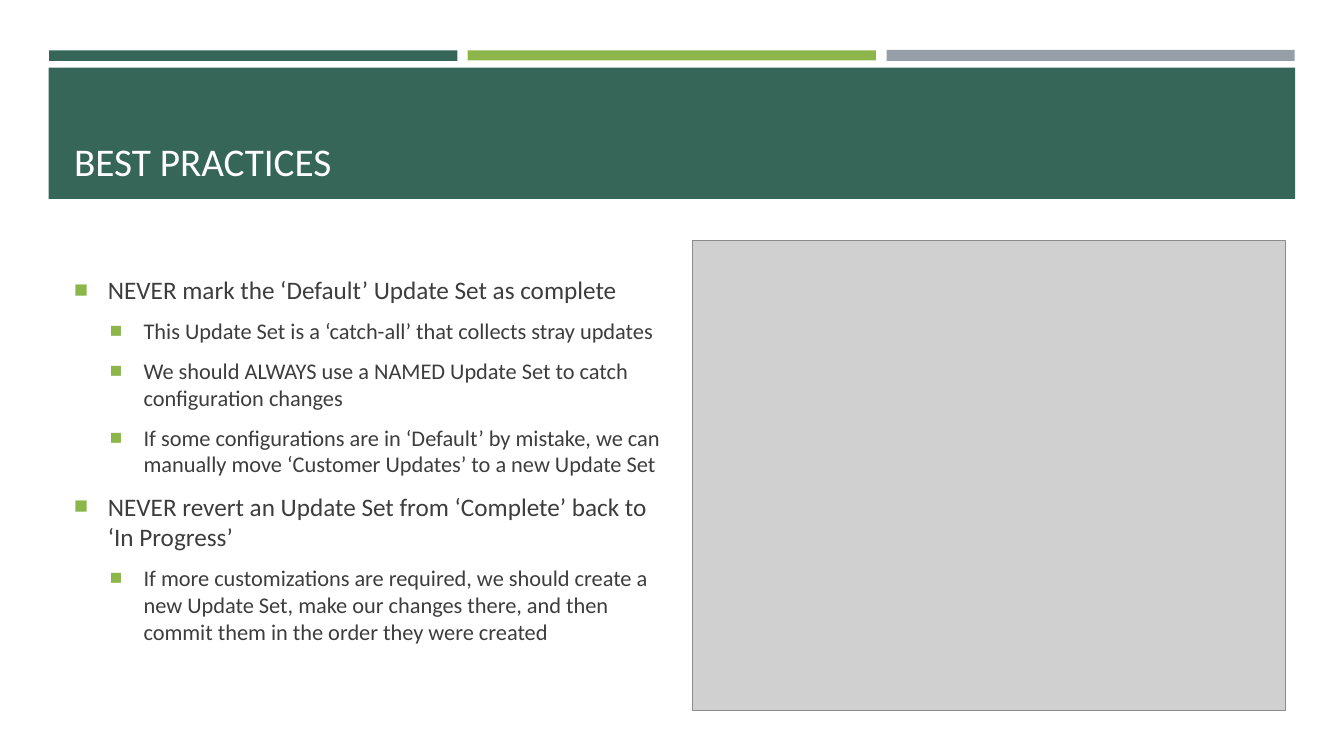
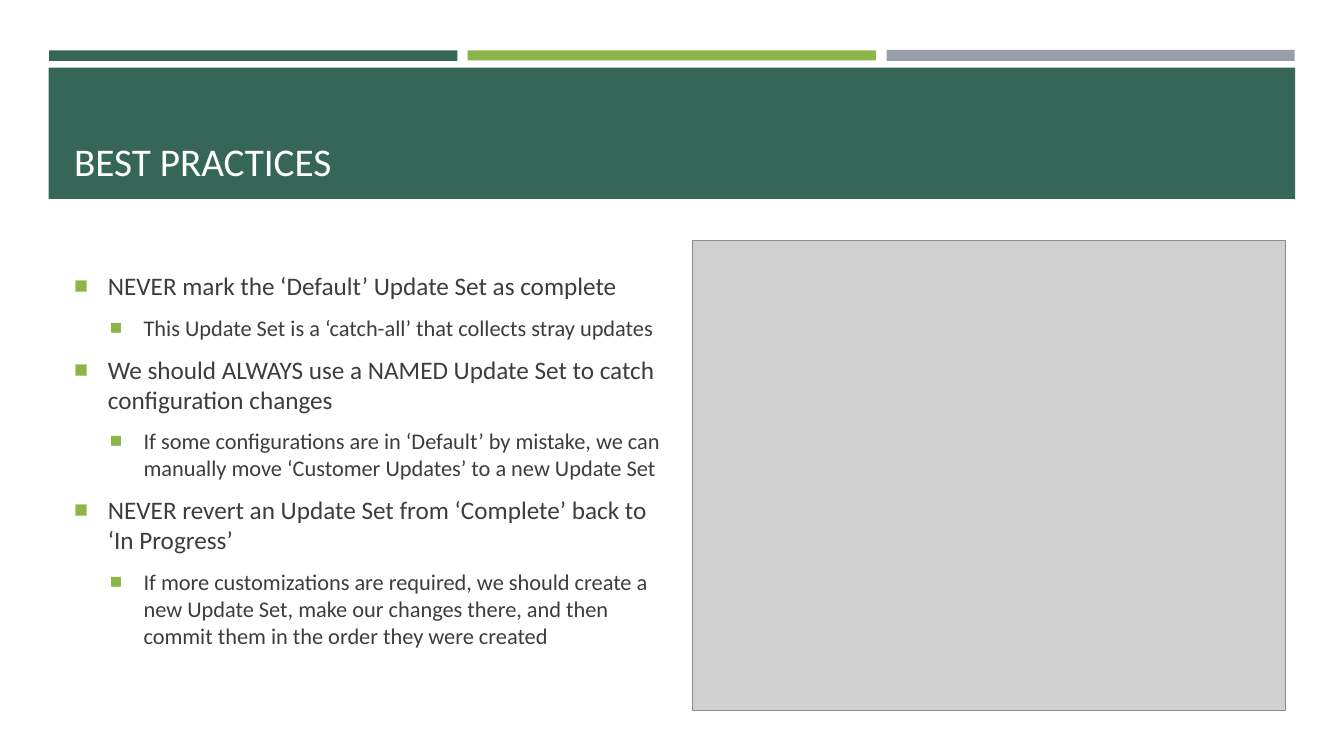
Before and after one commit to e-m-wilson/SNOW, a slide deck: slide 9 of Week_6/Data_Migration_&_Integration.pptx. Drawn at 1344x756 pixels with LibreOffice and Linux fonts; fonts in the diff are those of the drawing; grey boxes stand for pictures. Boxes give left, top, right and bottom in pixels: in the first picture for what was removed or moved away, otherwise in the second. Text is boxed around its words. In the diff, an @@ line names an element or a change of style, - is before the commit and + after.

```diff
--- a/Week_6/Data_Migration_&_Integration.pptx
+++ b/Week_6/Data_Migration_&_Integration.pptx
@@ text at (108, 361, 654, 414): size 16 to 18 pt in "We should ALWAYS use a NAMED Update ..."; list level 2 to 1 in "We should ALWAYS use a ..." @@
```
Also in this commit, not shown: 13 slides added, 2 other files.
